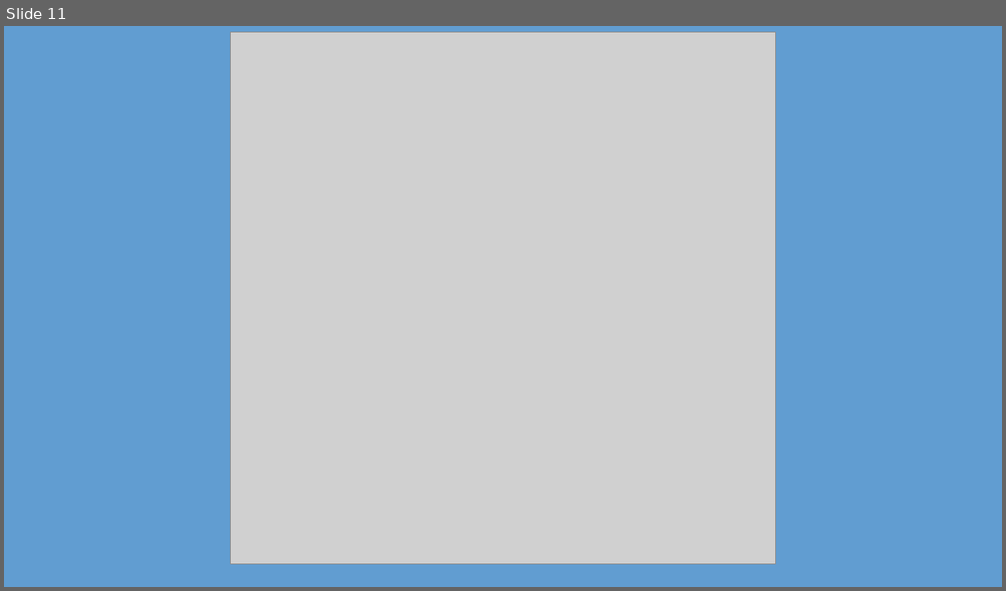
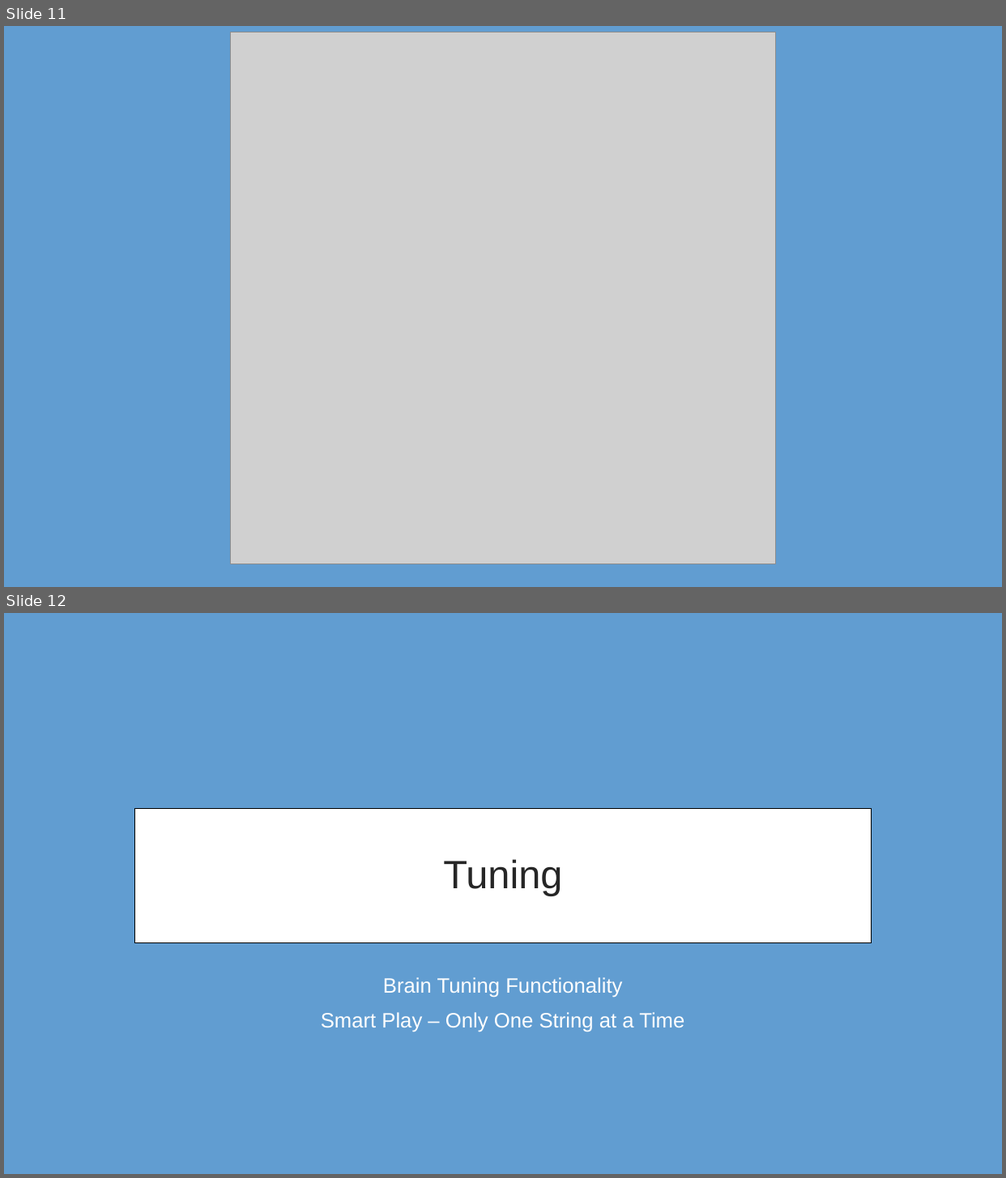
Before and after one commit to Thatawesomeguy4/FiddlePracticeAppCPSC4910, a slide deck: FidLin_Presentation4.0.pptx. Shown one above the other, each under a label of ours: slide 11 before the commit, slides 11 and 12 after it. The pictures are 1006x591 and 1006x1178 pixels, drawn with LibreOffice and Linux fonts; fonts in the diff are those of the drawing; grey boxes stand for pictures. Boxes give left, top, right and bottom in pixels: in the first picture for what was removed or moved away, otherwise in the second. Text is boxed around its words. In the diff, an @@ line names an element or a change of style, - is before the commit and + after.

```diff
--- a/FidLin_Presentation4.0.pptx
+++ b/FidLin_Presentation4.0.pptx
@@ slide 12 added at box(4, 613, 1002, 1174), background #619DD1 @@
@@ title added at box(135, 808, 871, 943), fill #FFFFFF, outline #000000 0.75 pt, 38 pt, text #262626 @@
+Tuning
@@ subtitle added at box(321, 977, 684, 1033), 20 pt, text #FEFEFE @@
+Brain Tuning Functionality
+Smart Play – Only One String at a Time
```
Also in this commit, not shown: 1 other slide added, 1 slide removed.
